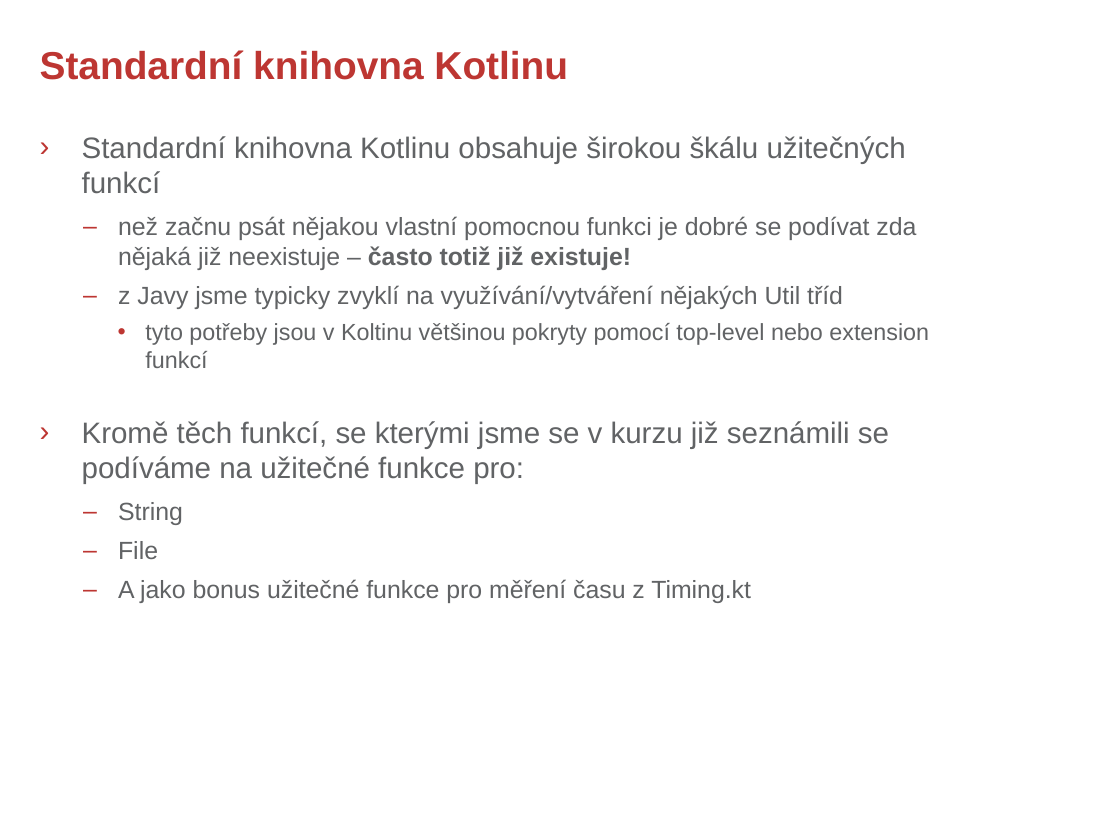
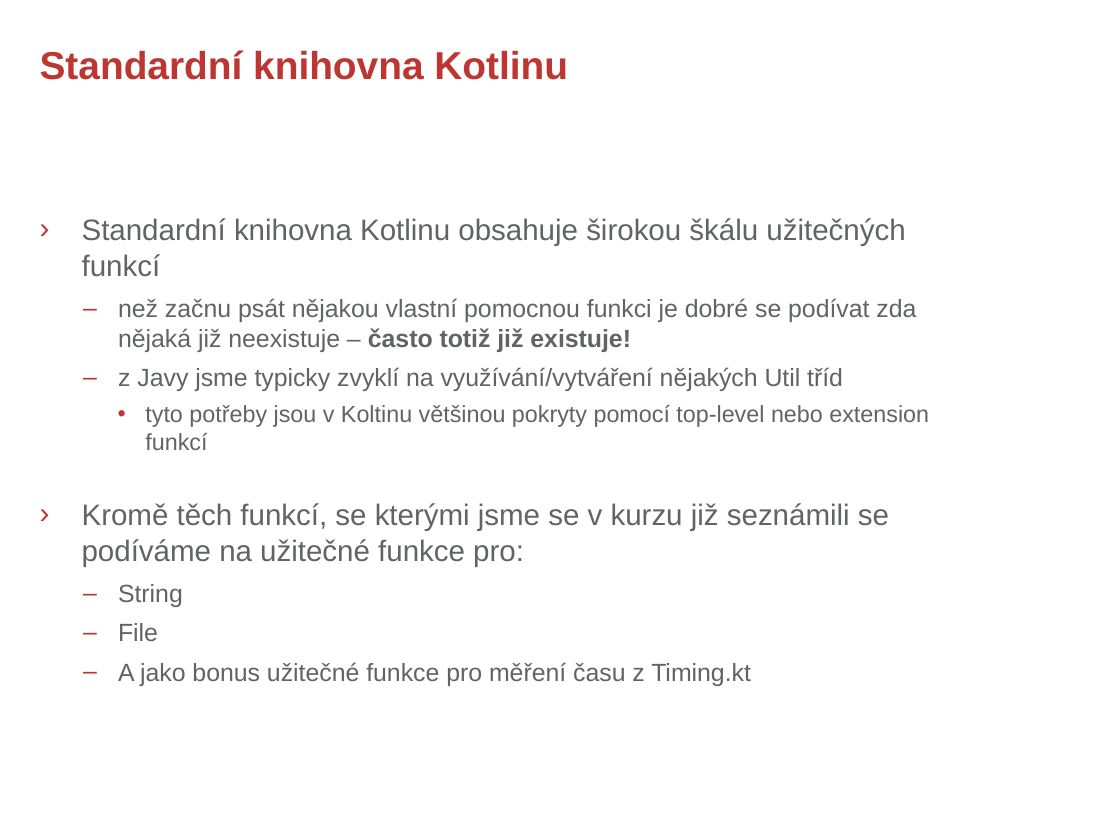
Before and after one commit to rokusjar/KotlinSkoleni, a slide deck: slide 2 of slides/Kotlin - 5. Helpful Extensions.pptx. Drawn at 1120x840 pixels with LibreOffice and Linux fonts; fonts in the diff are those of the drawing; background and template pictures are left out. Boxes give left, top, right and bottom in pixels: in the first picture for what was removed or moved away, otherwise in the second. Text is boxed around its words. In the diff, an @@ line names an element or a change of style, - is before the commit and + after.

```diff
--- a/slides/Kotlin - 5. Helpful Extensions.pptx
+++ b/slides/Kotlin - 5. Helpful Extensions.pptx
@@ text "Standardní knihovna Kotlinu obsahuje širokou ...": place and size @@
-text "Standardní knihovna Kotlinu obsahuje širokou ..." at bbox=[82, 136, 929, 603]
+text "Standardní knihovna Kotlinu obsahuje širokou ..." at bbox=[82, 218, 929, 686]
```
Also in this commit, not shown: 3 other slides changed, 1 slide added, 2 other files.
